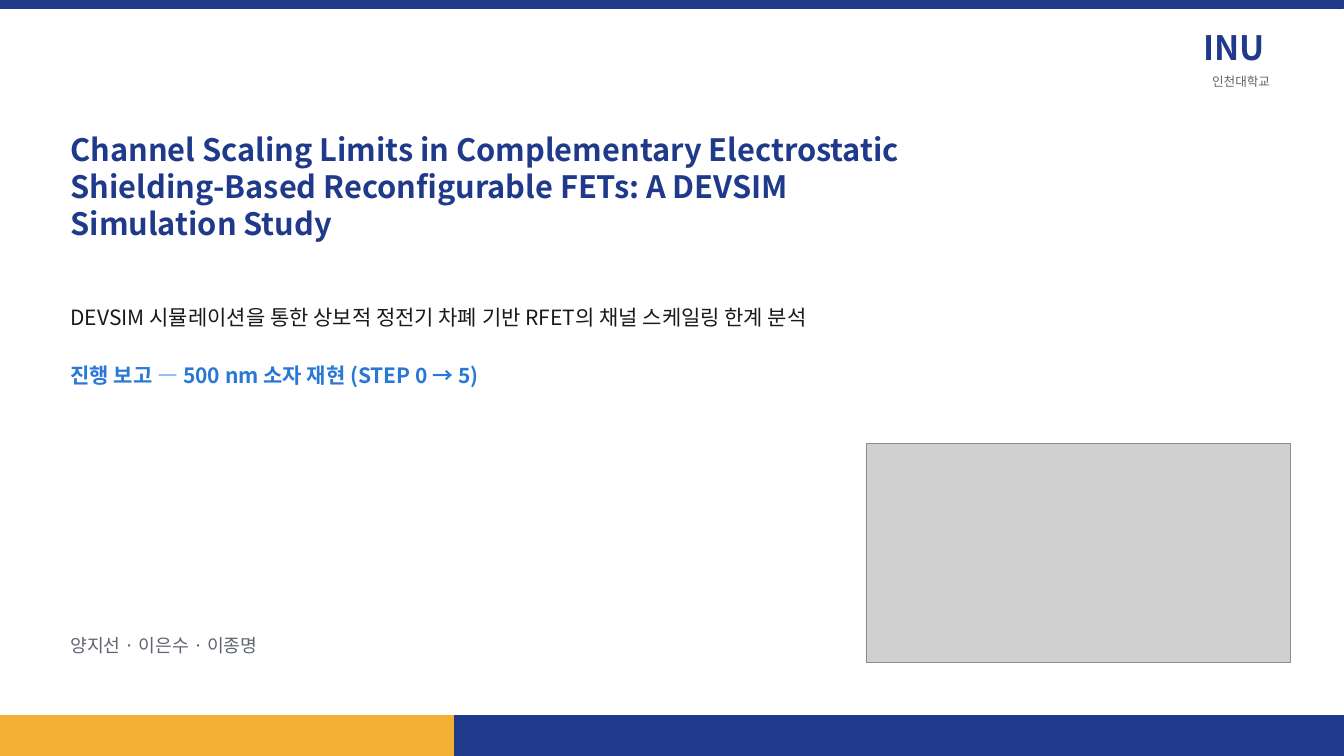
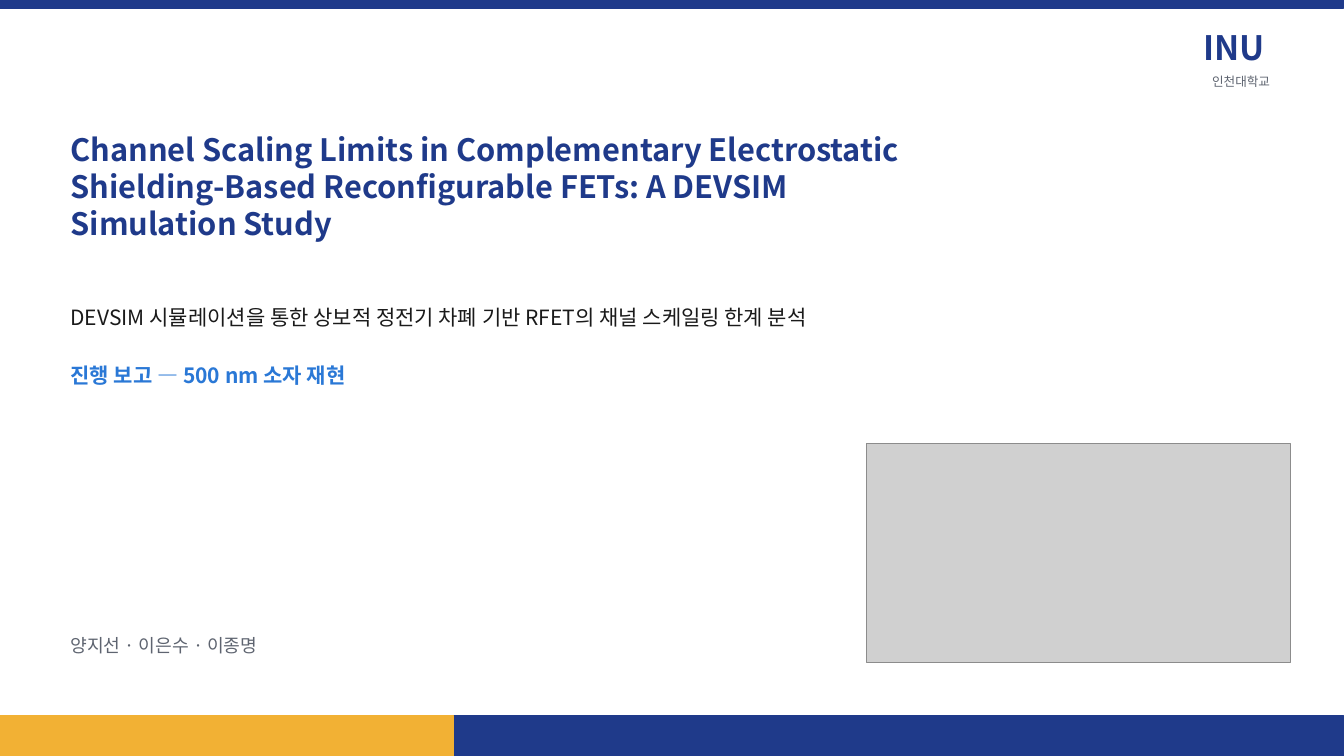
Before and after one commit to jiseonyang-9070/rfet, a slide deck: slide 1 of slides/RFET_progress_INU.pptx. Drawn at 1344x756 pixels with LibreOffice and Linux fonts; fonts in the diff are those of the drawing; grey boxes stand for pictures. Boxes give left, top, right and bottom in pixels: in the first picture for what was removed or moved away, otherwise in the second. Text is boxed around its words. In the diff, an @@ line names an element or a change of style, - is before the commit and + after.

```diff
--- a/slides/RFET_progress_INU.pptx
+++ b/slides/RFET_progress_INU.pptx
@@ text at (x1=71, y1=365, x2=346, y2=385): text changed @@
-진행 보고 — 500 nm 소자 재현 (STEP 0 → 5)
+진행 보고 — 500 nm 소자 재현
```
Also in this commit, not shown: 15 other slides changed, 5 slides added, 2 slides removed, 23 other files.
